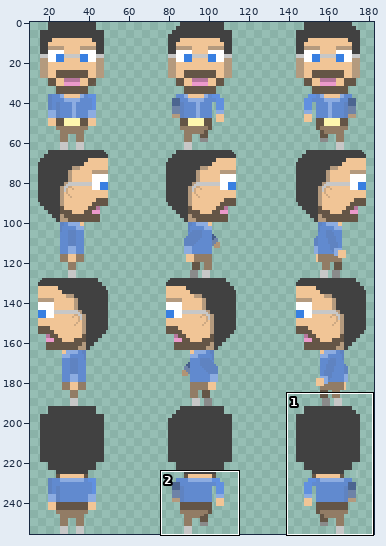
A sprite sheet gets an edit: images/sprites/player.png. Above, an overview of the earlier version with the close-up marked.
Close-up. Earlier state:
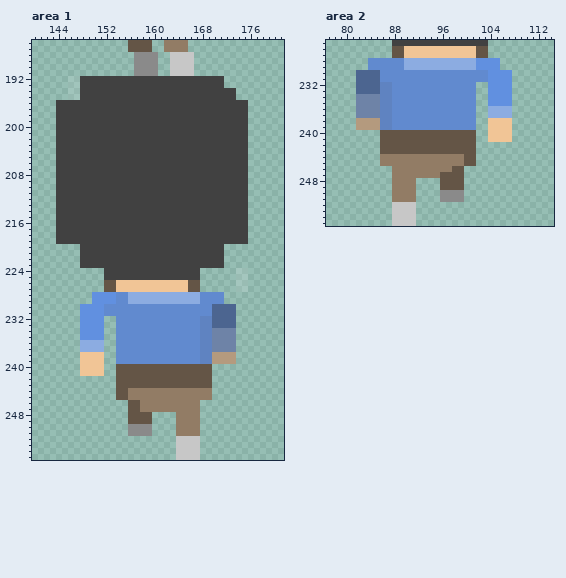
The file is 192x256 pixels. Pixels under 10% opacity are left out. Colours within 5 levels of each other are drawn and written as one. Shown: area 1: x 140..181, y 186..255; area 2: x 77..114, y 225..255. The wide view leaves out empty margins. The commit also changed other parts of the picture, which this record leaves out.
The result:
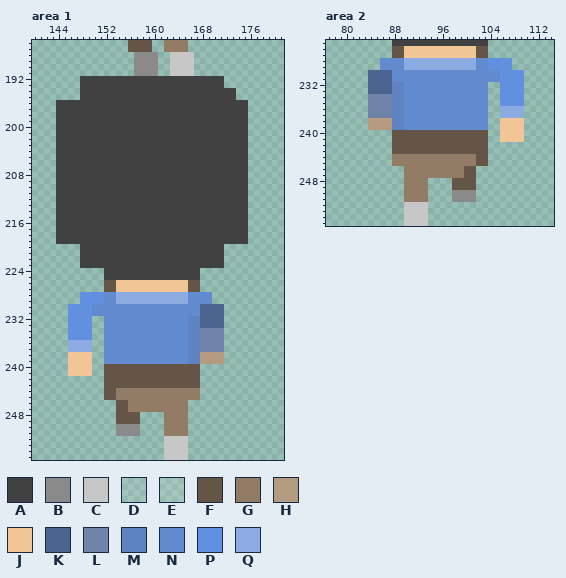
Palette (. is transparent): A #414141  B #8a8a8a  C #c7c7c7  D #ffffff1b  E #ffffff21  F #645546  G #927c65  H #b49a7e  J #f1c596  K #4c6590  L #6e83a7  M #5f83c1  N #618acf  P #6190e0  Q #8cace1
What changed:
Area 1:
y 192..195: x 146..147 DD -> ..
y 224..227: x 174..175 EE -> ..
y 228..229: x 148..149 .. -> PP; x 152..155 PPNN -> NNQQ; x 166..167 QQ -> NN; x 170..171 NN -> ..
y 230..231: x 146..147 .. -> PP; x 150..151 PP -> NN; x 168..169 NN -> KK; x 172..173 KK -> ..
y 232..233: x 146..147 .. -> PP; x 150..153 PP.. -> ..NN; x 166..169 NNMM -> MMKK; x 172..173 KK -> ..
y 234..235: x 146..147 .. -> PP; x 150..153 PP.. -> ..NN; x 166..169 NNMM -> MMLL; x 172..173 LL -> ..
y 236..237: x 146..147 .. -> QQ; x 150..153 QQ.. -> ..NN; x 166..169 NNMM -> MMLL; x 172..173 LL -> ..
y 238..239: x 146..147 .. -> JJ; x 150..153 JJ.. -> ..NN; x 166..169 NNMM -> MMHH; x 172..173 HH -> ..
y 240..241: x 146..147 .. -> JJ; x 150..153 JJ.. -> ..FF; x 168..169 FF -> ..
y 242..243: x 152..153 .. -> FF; x 168..169 FF -> ..
y 244..245: x 152..155 ..FF -> FFGG; x 168..169 GG -> ..
y 246..247: x 154..157 ..FF -> FFGG; x 166..167 GG -> ..
y 248..249: x 154..155 .. -> FF; x 158..159 FF -> ..; x 162..163 .. -> GG; x 166..167 GG -> ..
y 250..251: x 154..155 .. -> BB; x 158..159 BB -> ..; x 162..163 .. -> GG; x 166..167 GG -> ..
y 252..255: x 162..163 .. -> CC; x 166..167 CC -> ..
Area 2:
y 228..229: x 84..85 NN -> ..; x 102..103 PP -> NN; x 106..107 .. -> PP
y 230..231: x 82..83 KK -> ..; x 86..87 NN -> KK; x 104..105 PP -> NN; x 108..109 .. -> PP
y 232..233: x 82..83 KK -> ..; x 86..89 MMNN -> KKMM; x 102..105 ..PP -> NN..; x 108..109 .. -> PP
y 234..235: x 82..83 LL -> ..; x 86..89 MMNN -> LLMM; x 102..105 ..PP -> NN..; x 108..109 .. -> PP
y 236..237: x 82..83 LL -> ..; x 86..89 MMNN -> LLMM; x 102..105 ..QQ -> NN..; x 108..109 .. -> QQ
y 238..239: x 82..83 HH -> ..; x 86..89 MMNN -> HHMM; x 102..105 ..JJ -> NN..; x 108..109 .. -> JJ
y 240..241: x 86..87 FF -> ..; x 102..105 ..JJ -> FF..; x 108..109 .. -> JJ
y 242..243: x 86..87 FF -> ..; x 102..103 .. -> FF
y 244..245: x 86..87 GG -> ..; x 100..103 FF.. -> GGFF
y 246: x 88..89 GG -> ..; x 98..101 FF.. -> GGFF
y 247: x 88..89 GG -> ..; x 96..101 FFFF.. -> GGGGFF
y 248..249: x 88..89 GG -> ..; x 92..93 .. -> GG; x 96..97 FF -> ..; x 100..101 .. -> FF
y 250..251: x 88..89 GG -> ..; x 92..93 .. -> GG; x 96..97 BB -> ..; x 100..101 .. -> BB
y 252..255: x 88..89 CC -> ..; x 92..93 .. -> CC
Where, in picture pixels (left, top, right, bottom), the same in both close-ups:
erased: (68, 76, 80, 100)
changed: (68, 268, 248, 460)
changed: (356, 58, 524, 226)
